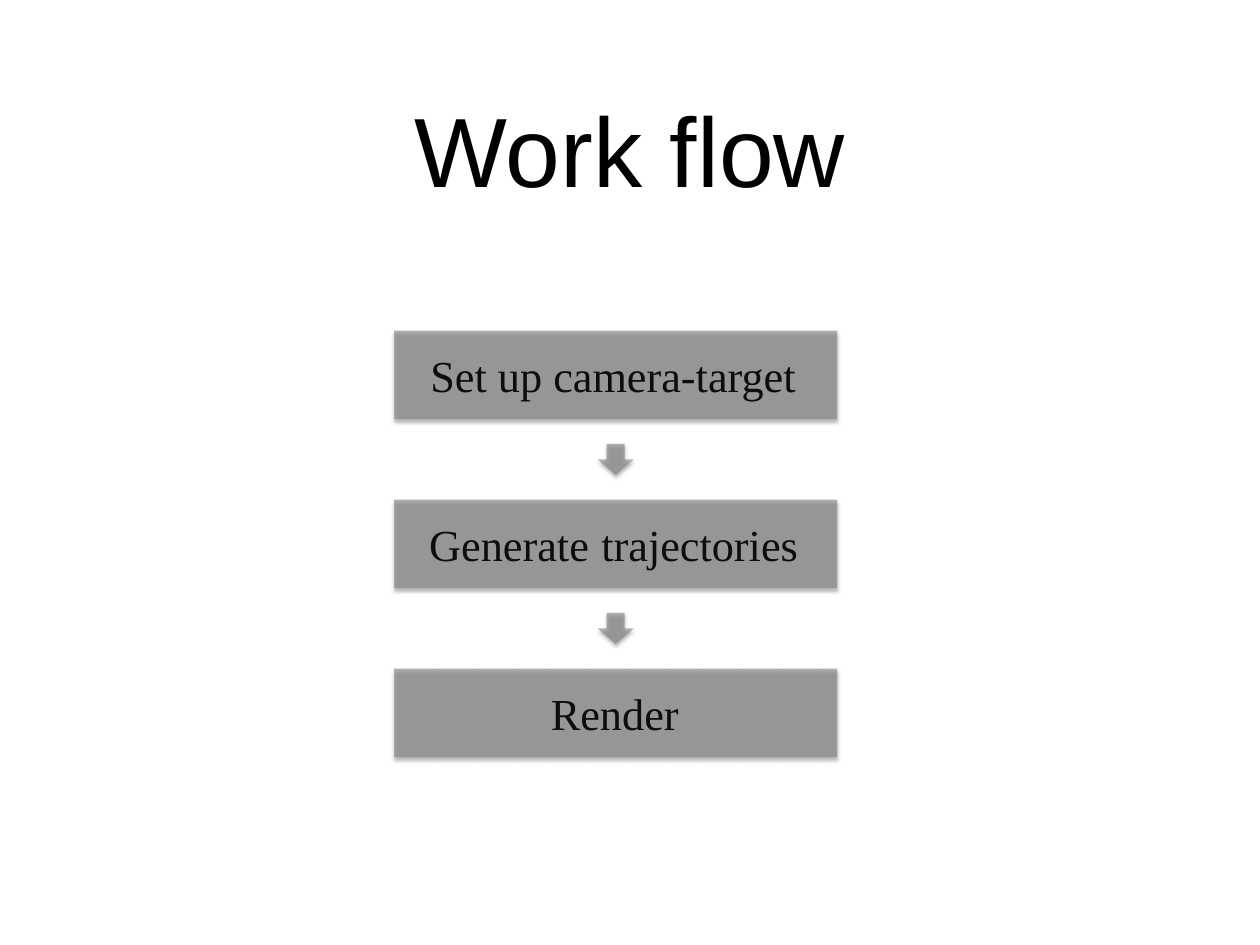
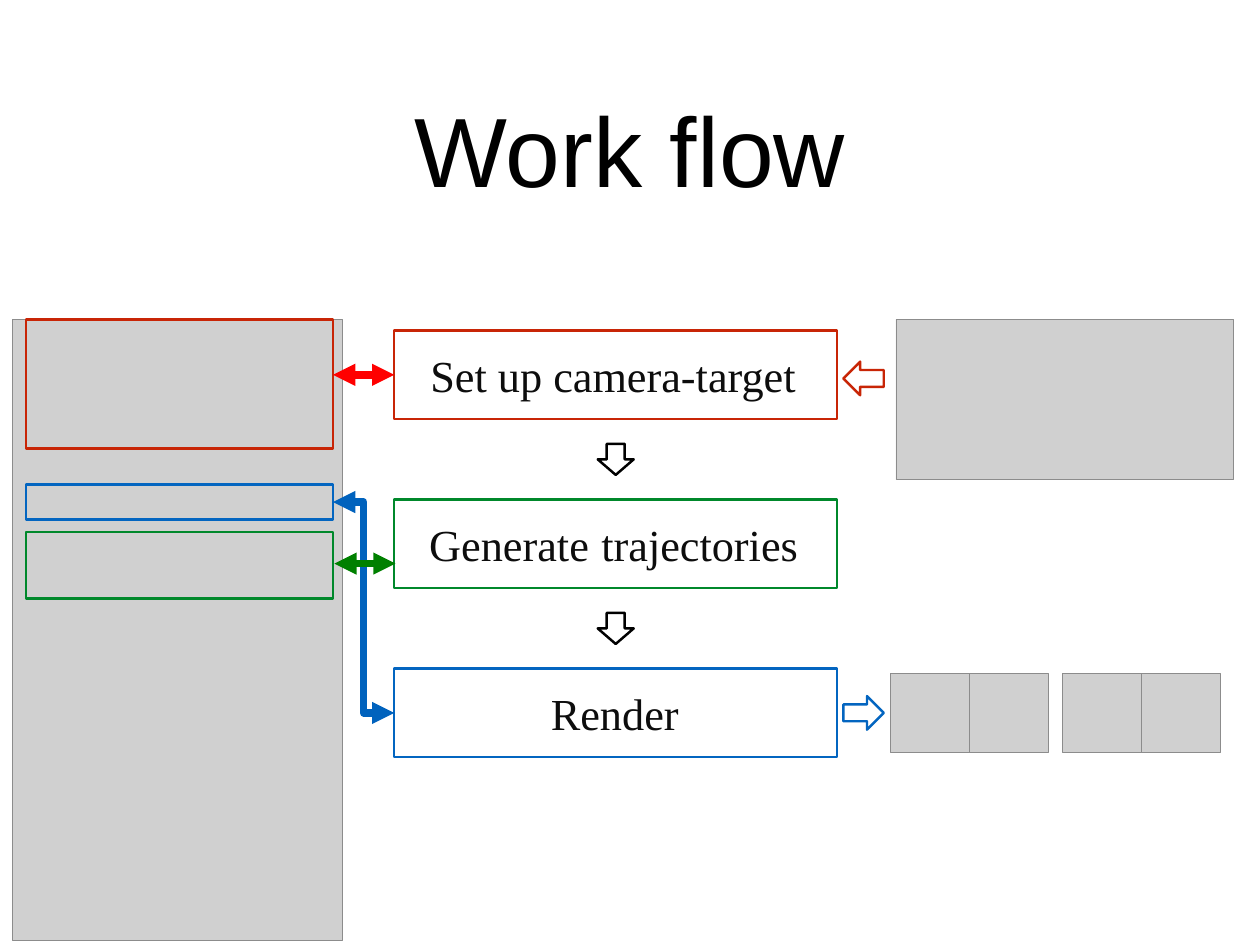
Before and after one commit to jxc761/3DMotionDB, a slide deck: slide 3 of docs/work_flow.pptx (slide 1 before the commit). Drawn at 1260x945 pixels with LibreOffice and Linux fonts; fonts in the diff are those of the drawing; grey boxes stand for pictures. Boxes give left, top, right and bottom in pixels: in the first picture for what was removed or moved away, otherwise in the second. Text is boxed around its words. In the diff, an @@ line names an element or a change of style, - is before the commit and + after.

```diff
--- a/docs/work_flow.pptx
+++ b/docs/work_flow.pptx
@@ picture added at (x1=896, y1=320, x2=1233, y2=480) @@
@@ rectangle at (x1=394, y1=331, x2=837, y2=419): fill #808080 at 58% opacity to #FFFFFF; outline none to #C82506 2 pt; shadow off @@
@@ double arrow added from (333, 375) to (394, 375), #FF0000 6 pt @@
@@ right arrow added at (x1=844, y1=362, x2=884, y2=395), fill #FFFFFF, outline #C82506 2 pt @@
@@ down arrow at (x1=598, y1=444, x2=634, y2=475): fill #808080 at 58% opacity to #FFFFFF; outline none to #000000 2 pt; shadow off @@
@@ group added at (x1=12, y1=320, x2=343, y2=941): 3 rectangles, 1 picture @@
@@ elbow double arrow added from (333, 502) to (394, 713), #0063BF 6 pt @@
@@ rectangle at (x1=394, y1=500, x2=837, y2=588): fill #808080 at 58% opacity to #FFFFFF; outline none to #00882B 2 pt; shadow off @@
@@ double arrow added from (334, 564) to (395, 564), #008000 6 pt @@
@@ down arrow at (x1=598, y1=613, x2=634, y2=644): fill #808080 at 58% opacity to #FFFFFF; outline none to #000000 2 pt; shadow off @@
@@ rectangle at (x1=394, y1=669, x2=837, y2=758): fill #808080 at 58% opacity to #FFFFFF; outline none to #0365C0 2 pt; shadow off @@
@@ picture added at (x1=891, y1=673, x2=970, y2=752) @@
@@ picture added at (x1=969, y1=673, x2=1048, y2=752) @@
@@ picture added at (x1=1062, y1=673, x2=1141, y2=752) @@
@@ picture added at (x1=1141, y1=673, x2=1220, y2=752) @@
@@ right arrow added at (x1=844, y1=696, x2=884, y2=730), fill #FFFFFF, outline #0365C0 2 pt @@
```
Also in this commit, not shown: 2 other slides changed, 6 slides added, 1 slide removed, 12 other files.
